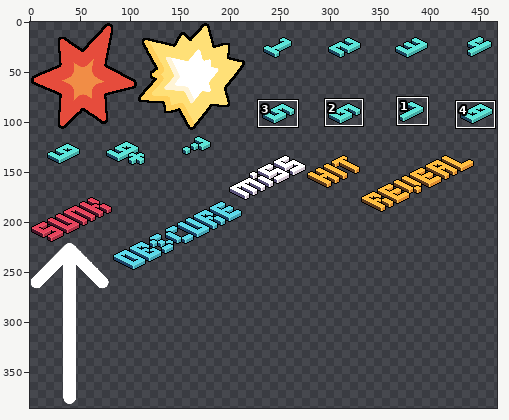
One commit to this sprite sheet: _Built/Battle Soup v2.0.0/Built In Universes/Universe.Default/Sheets/Effect.png. Above: a wide view before the commit, with the close-up outlined.
Close-up. Before:
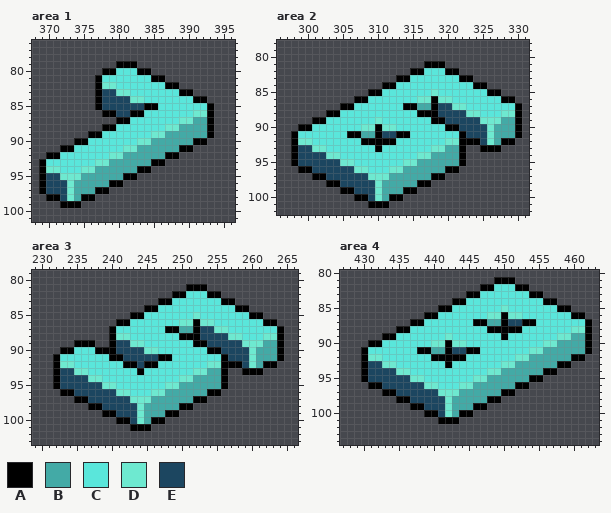
The file is 512x512 pixels. Pixels under 10% opacity are left out. Colours within 5 levels of each other are drawn and written as one. Shown: area 1: x 368..396, y 76..101; area 2: x 296..331, y 78..102; area 3: x 229..266, y 79..103; area 4: x 427..463, y 80..104. The wide view leaves out empty margins. The commit also changed other parts of the picture, which this record leaves out.
Palette (. is transparent): A #000000  B #43aaa6  C #5ae6db  D #6ee9d0  E #1c4660
After:
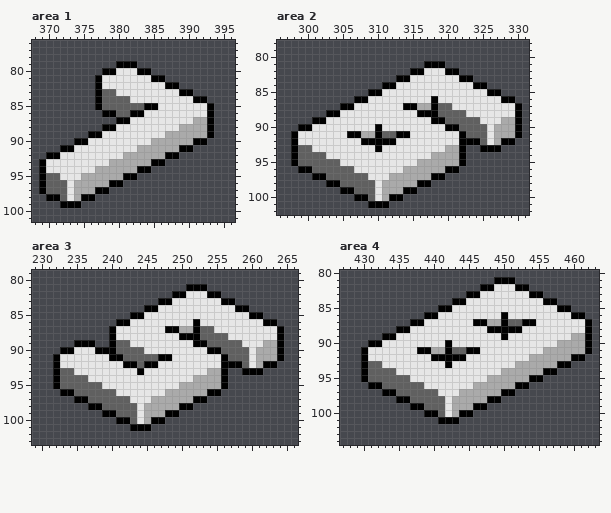
Diff:
colour B: #43aaa6 -> #aaaaaa
colour C: #5ae6db -> #e6e6e6
colour E: #1c4660 -> #606060
Changed rows in their new state; - is a pixel that keeps its letter.
Area 1:
first column x 370:
 82 --------CC-------------
 83 ----------CC-----------
 84 ------------CC---------
 86 ---------------------CC
 87 -------------------CC--
 88 -----------------CC----
 89 ---------------CC------
 90 -------------CC--------
 91 -----------CC----------
 92 ---------CC------------
 93 -------CC--------------
 94 CC---CC----------------
 95 --CCC------------------
 96 ---C-------------------
 97 ---C-------------------
 98 ---C-------------------
Area 2:
first column x 299:
 85 -------------------C-----------
 86 -----------------CC-CC---------
 87 ----------------------CC-------
 88 ------------------------CC---CC
 89 -----------C--------------CCC--
 90 ---------CC-CC-------------C---
 91 ---------------------------C---
 92 CC-------------------CC----C---
 93 --CC---------------CC----------
 94 ----CC-----------CC------------
 95 ------CC-------CC--------------
 96 --------CC---CC----------------
 97 ----------CCC------------------
 98 -----------C-------------------
 99 -----------C-------------------
100 -----------C-------------------
Area 3:
first column x 233:
 85 -------------------C-----------
 86 -----------------CC-CC---------
 87 ----------------------CC-------
 88 --------CC--------------CC---CC
 89 ----------CC--------------CCC--
 90 ------------CC-------------C---
 91 ---------------------------C---
 92 CC-------------------CC----C---
 93 --CC---------------CC----------
 94 ----CC-----------CC------------
 95 ------CC-------CC--------------
 96 --------CC---CC----------------
 97 ----------CCC------------------
 98 -----------C-------------------
 99 -----------C-------------------
100 -----------C-------------------
Area 4:
first column x 431:
 85 -------------------C-----------
 86 -----------------CC-CC---------
 88 -----------------------------CC
 89 -----------C---------------CC--
 90 ---------CC-CC-----------CC----
 91 -----------------------CC------
 92 CC-------------------CC--------
 93 --CC---------------CC----------
 94 ----CC-----------CC------------
 95 ------CC-------CC--------------
 96 --------CC---CC----------------
 97 ----------CCC------------------
 98 -----------C-------------------
 99 -----------C-------------------
100 -----------C-------------------
